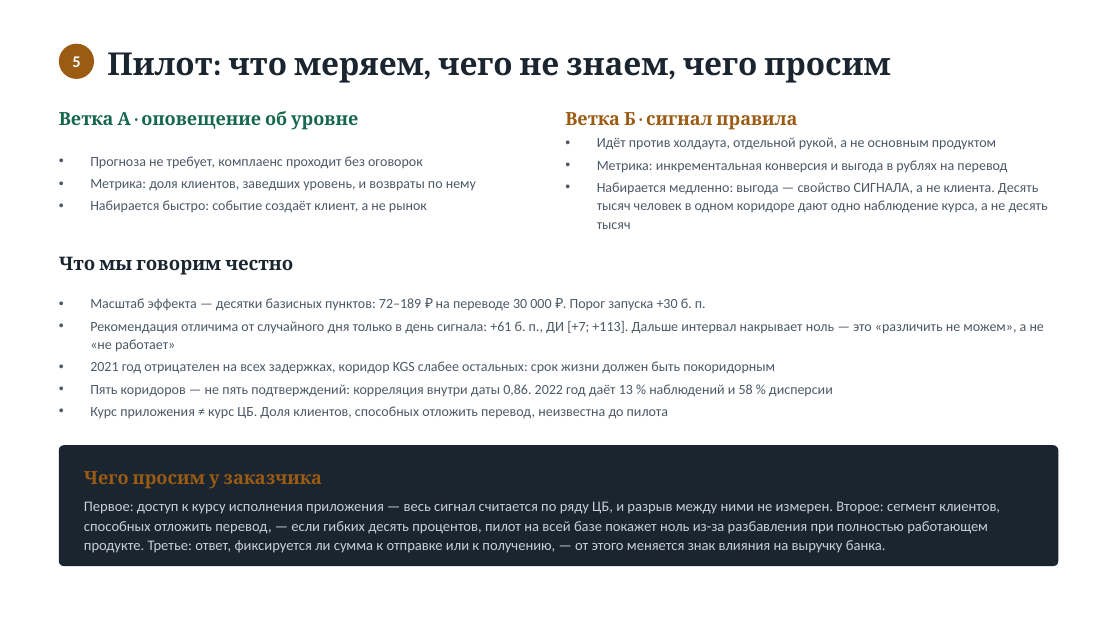
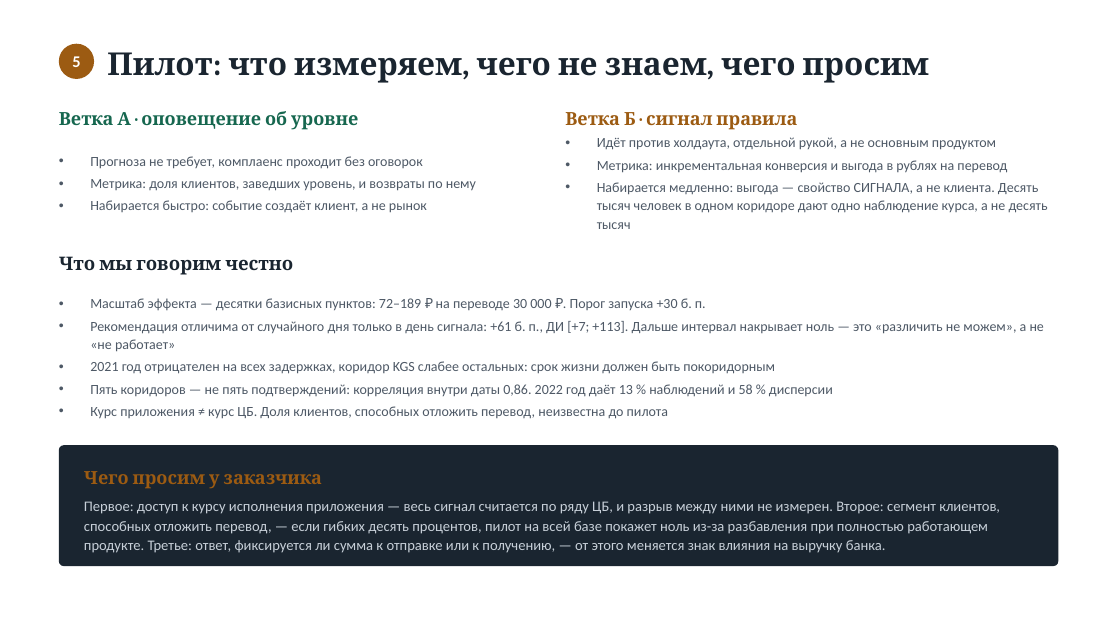
Before and after one commit to tarma3v/international_transfers_signals, a slide deck: slide 6 of submission/prezentaciya-finalnaya.pptx. Drawn at 1120x630 pixels with LibreOffice and Linux fonts; fonts in the diff are those of the drawing. Boxes give left, top, right and bottom in pixels: in the first picture for what was removed or moved away, otherwise in the second. Text is boxed around its words. In the diff, an @@ line names an element or a change of style, - is before the commit and + after.

Commit message:
Единая терминология: перцентиль и «измеряем»
Во всех материалах: «процентиль» -> «перцентиль» (все падежи),
разговорные формы «меряем / меряет / меряется / мерить» ->
«измеряем / измеряет / измеряется / измерить».

Правка сквозная, поэтому сделана в исходниках, а не в артефактах:
в python-скриптах и ml/, в html-макетах, в js-сборщиках презентаций
и в markdown. Затем пересобраны все производные файлы - логи комплекта
(make_submission_logs.py), рисунки (make_mockups.py) и обе презентации,
чтобы исходник и артефакт не разошлись.

Числа и выводы не затронуты: правка чисто терминологическая.
49 тестов проходят.

```diff
--- a/submission/prezentaciya-finalnaya.pptx
+++ b/submission/prezentaciya-finalnaya.pptx
@@ text at <box>107,52,929,83</box>: text changed @@
-Пилот: что меряем, чего не знаем, чего просим
+Пилот: что измеряем, чего не знаем, чего просим
```
Also in this commit, not shown: 2 other slides changed, 33 other files.
